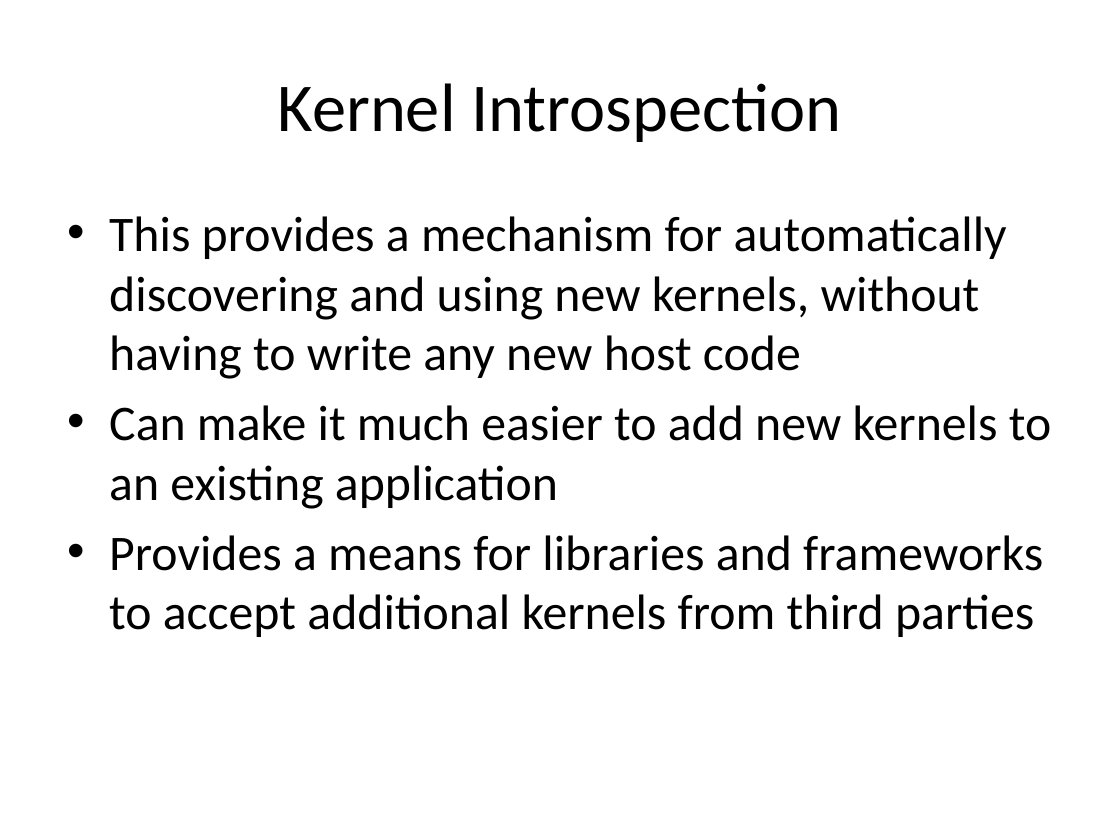
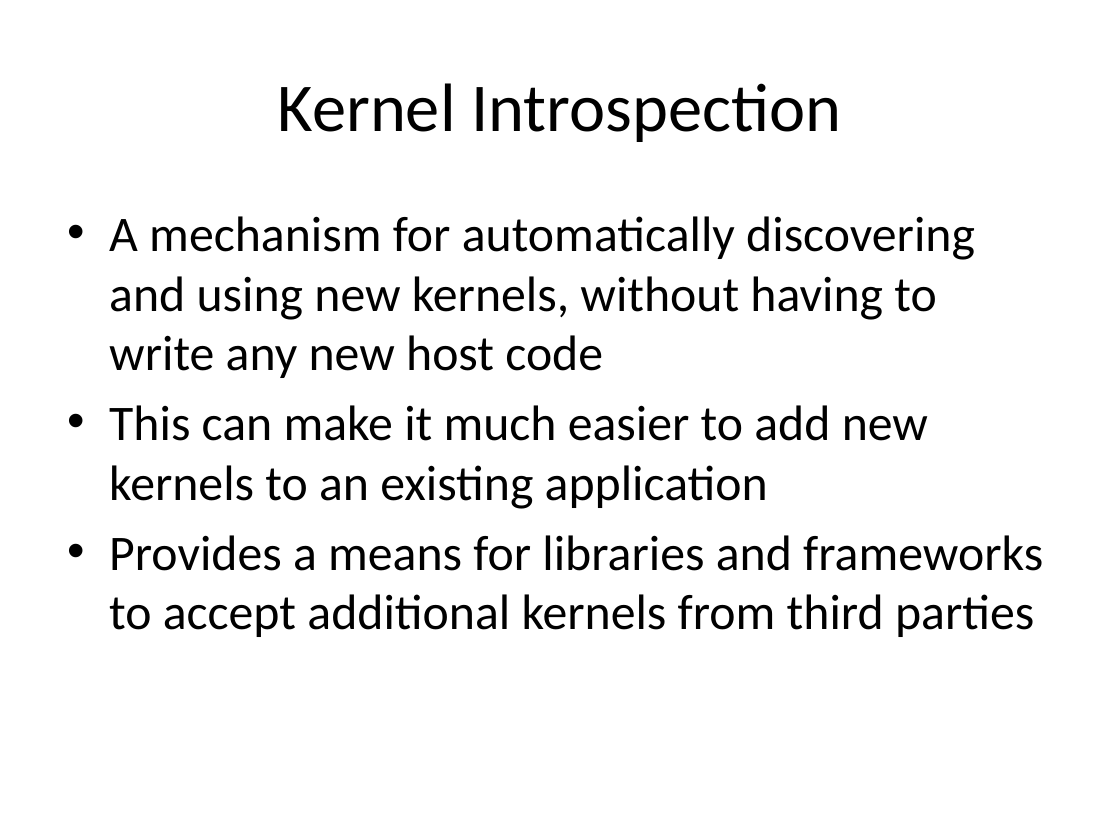
Before and after one commit to UoB-HPC/opencl-training-code, a slide deck: slide 14 of slides/advanced_part2.pptx. Drawn at 1120x840 pixels with LibreOffice and Linux fonts; fonts in the diff are those of the drawing. Boxes give left, top, right and bottom in pixels: in the first picture for what was removed or moved away, otherwise in the second. Text is boxed around its words. In the diff, an @@ line names an element or a change of style, - is before the commit and + after.

Commit message:
Part 2 updates
Minor wording improvements on a couple of slides.

```diff
--- a/slides/advanced_part2.pptx
+++ b/slides/advanced_part2.pptx
@@ text at box(109, 216, 975, 509): text changed @@
-• This provides a mechanism for automatically discovering and using new kernels, without having to write any new host code
-• Can make it much easier to add new kernels to an existing application
+• A mechanism for automatically discovering and using new kernels, without having to write any new host code
+• This can make it much easier to add new kernels to an existing application
```
Also in this commit, not shown: 5 other slides changed.
